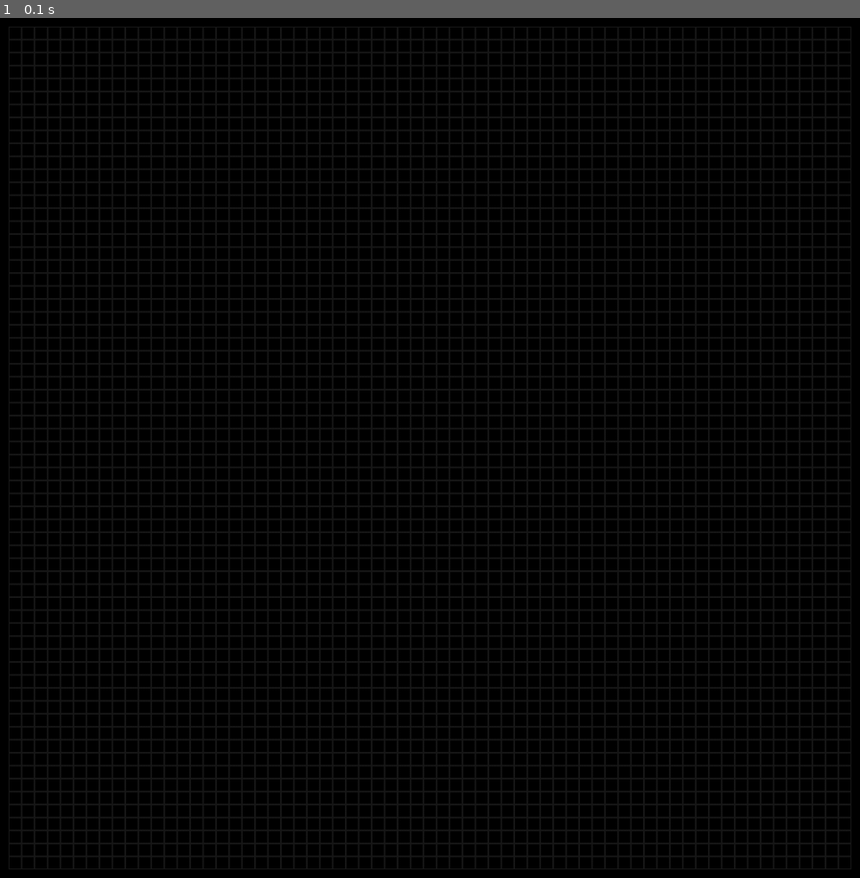
Above: before the commit, frame 1.
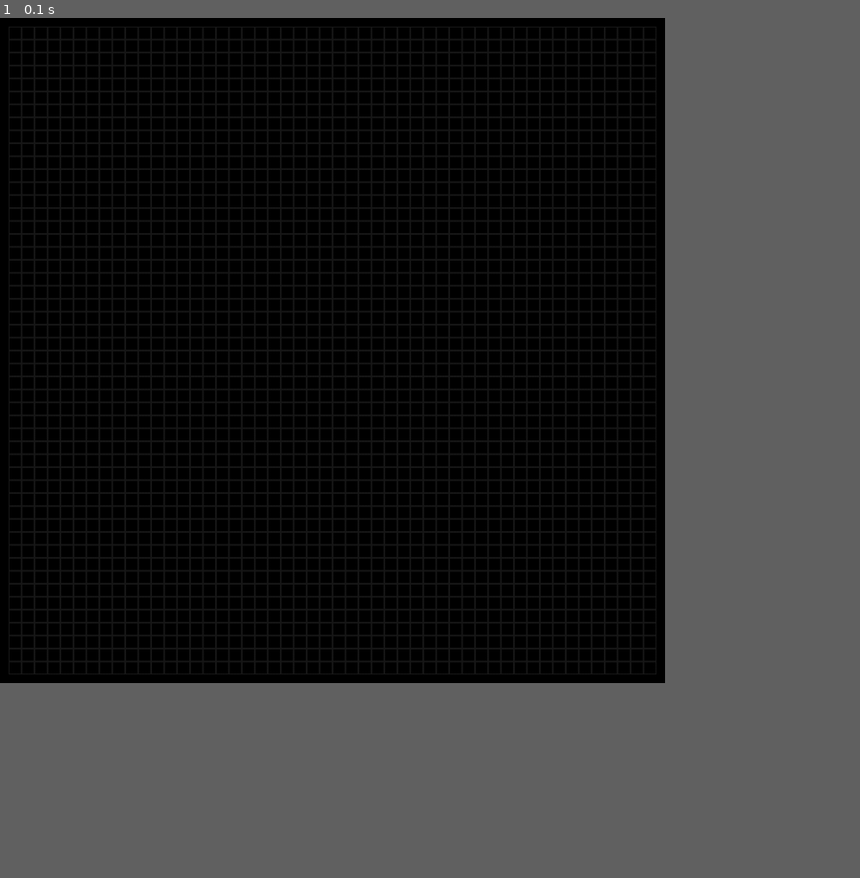
Above: after the commit, the same moment.

Repository: Freedom715/Bytic
Game: pygame game, started from PyGame/Life.py
Same seed, same stepped clock (60 frames per second), same inputs: the game is played once before the commit and once after it.
Inputs:
- Up to frame 1 (0.1 s): no input
In our replay, the window is 900x900 before the commit and 696x696 after it. These sizes can differ from the game's own. Grey fills any space a smaller window leaves; there, only what the larger window draws over its background counts as a difference.

The runs differ from the first frame. In frame 1, less than 0.1% of the frame differs, in the area x 1-99%, y 1-99%.

Commit message:
Snake-the game patch1

Diff:
--- a/PyGame/Life.py
+++ b/PyGame/Life.py
@@ -9,6 +9,9 @@
         self.cell_size = 15
         self.board = [[0] * self.width for _ in range(self.height)]
 
+    def on_click(self, cell):
+        self.board[cell[0]][cell[1]] = (self.board[cell[0]][cell[1]] + 1) % 2
+
     def drawing(self):
         for y in range(self.height):
             for x in range(self.width):
@@ -19,9 +22,6 @@
                     pygame.draw.rect(screen, pygame.Color("green"),
                                      (x * self.cell_size + self.left_border, y * self.cell_size + self.top_border,
                                       self.cell_size, self.cell_size))
-
-    def on_click(self, cell):
-        self.board[cell[0]][cell[1]] = (self.board[cell[0]][cell[1]] + 1) % 2
 
     def get_cell(self, mouse_pos):
         cell_x = (mouse_pos[0] - self.left_border) // self.cell_size
@@ -66,17 +66,17 @@
                     self.board[x][y] = 0
 
 
-cells_x = 65
-cells_y = 65
+cells_size = 50
 fps = 15
-board = Board(cells_x, cells_y)
-size = cells_x * board.cell_size + board.left_border * 2, \
-       cells_y * board.cell_size + board.top_border * 2
+board = Board(cells_size, cells_size)
+size = cells_size * board.cell_size + board.left_border * 2, \
+       cells_size * board.cell_size + board.top_border * 2
 screen = pygame.display.set_mode(size)
 clock = pygame.time.Clock()
 
 running = True
 game_started = False
+
 while running:
     for event in pygame.event.get():
         if event.type == pygame.QUIT:
@@ -91,7 +91,6 @@
         if event.type == pygame.KEYDOWN:
             if event.key == pygame.K_SPACE:
                 game_started = not game_started
-
     if game_started:
         clock.tick(fps)
         board.next_move()
--- a/PyGame/Snake/main.py
+++ b/PyGame/Snake/main.py
@@ -8,44 +8,53 @@
 screen = pygame.display.set_mode((WIDTH, HEIGHT))
 clock = pygame.time.Clock()
 snake_block = 25
-snake_speed = 5
+snake_speed = 10
 font_style = pygame.font.SysFont("bahnschrift", 25)
 score_font = pygame.font.SysFont("comicsansms", 35)
 
 
 class SnakeBody:
-    def __init__(self, x, y, head=False):
+    def __init__(self, x, y):
         self.x = x
         self.y = y
-        self.head = head
-        if head:
-            self.image = pygame.transform.scale(pygame.image.load('head0.jpg').convert(), (snake_block, snake_block))
-        else:
-            self.image = pygame.transform.scale(pygame.image.load('body0.jpg').convert(), (snake_block, snake_block))
+        self.head = True
+        self.image = pygame.transform.scale(pygame.image.load('head0.png').convert(), (snake_block, snake_block))
 
     def move(self):
         screen.blit(self.image, (self.x, self.y))
 
     def check_direction(self, direction):
         if self.head:
-            self.image = pygame.transform.scale(pygame.image.load(f'head{direction}.jpg').convert(), (snake_block, snake_block))
+            self.image = pygame.transform.scale(pygame.image.load(f'head{direction}.png').convert(),
+                                                (snake_block, snake_block))
         else:
-            self.image = pygame.transform.scale(pygame.image.load(f'body{direction}.jpg').convert(), (snake_block, snake_block))
+            self.image = pygame.transform.scale(pygame.image.load(f'body{direction}.png').convert(),
+                                                (snake_block, snake_block))
 
 
-
-def your_score(score):
+def score(score):
     value = score_font.render("Ваш счёт: " + str(score), True, (255, 255, 0))
     screen.blit(value, [0, 0])
 
 
-def message(msg, color):
-    mesg = font_style.render(msg, True, color)
-    screen.blit(mesg, [WIDTH // 6, HEIGHT // 3])
+def game_close():
+    while True:
+        screen.fill((0, 0, 255))
+        screen.blit(font_style.render("Вы проиграли", True, (255, 255, 255)), [WIDTH // 3, HEIGHT // 3])
+        pygame.display.update()
+        for event in pygame.event.get():
+            if event.type == pygame.QUIT:
+                pygame.quit()
+                sys.exit()
+            if event.type == pygame.KEYDOWN:
+                if event.key == pygame.K_q:
+                    return
+                if event.key == pygame.K_c:
+                    game_loop()
 
 
 def game_loop():
-    game_over, game_close = False, False
+    game_over = False
     x1, x1_change = WIDTH // 2, 0
     y1, y1_change = HEIGHT // 2, 0
     snake_list = []
@@ -54,21 +63,6 @@
     food_y = random.randint(0, (HEIGHT - snake_block) // snake_block) * snake_block
     direction = 0
     while not game_over:
-        while game_close:
-            screen.fill((0, 0, 255))
-            message("Вы проиграли! Нажмите Q для выхода или C для повторной игры", (255, 0, 0))
-            your_score(snake_len - 1)
-            pygame.display.update()
-            for event in pygame.event.get():
-                if event.type == pygame.QUIT:
-                    pygame.quit()
-                    sys.exit()
-                if event.type == pygame.KEYDOWN:
-                    if event.key == pygame.K_q:
-                        game_over = True
-                        game_close = False
-                    if event.key == pygame.K_c:
-                        game_loop()
         for event in pygame.event.get():
             if event.type == pygame.QUIT:
                 game_over = True
@@ -79,38 +73,45 @@
                 elif event.key == pygame.K_RIGHT:
                     x1_change, y1_change = snake_block, 0
                     direction = 1
+                elif event.key == pygame.K_DOWN:
+                    x1_change, y1_change = 0, snake_block
+                    direction = 2
                 elif event.key == pygame.K_LEFT:
                     x1_change, y1_change = -snake_block, 0
-                    direction = 2
-                elif event.key == pygame.K_DOWN:
-                    x1_change, y1_change = 0, snake_block
                     direction = 3
-        if x1 >= WIDTH or x1 < 0 or y1 >= HEIGHT or y1 < 0:
-            game_close = True
+        if x1 + snake_block > WIDTH:
+            x1 = -snake_block
+        elif x1 < 0:
+            x1 = WIDTH
+        if y1 + snake_block > HEIGHT:
+            y1 = -snake_block
+        elif y1 < 0:
+            y1 = HEIGHT
         x1 += x1_change
         y1 += y1_change
         screen.fill((0, 0, 255))
+        score(snake_len - 1)
         pygame.draw.rect(screen, (0, 255, 0), [food_x, food_y, snake_block, snake_block])
-        snake_list.append(SnakeBody(x1, y1, head=True))
+        snake_list.append(SnakeBody(x1, y1))
         if len(snake_list) > snake_len:
             del snake_list[0]
         for x in snake_list[:-1]:
             x.head = False
             if (x.x, x.y) == (snake_list[-1].x, snake_list[-1].y):
-                game_close = True
+                game_close()
         snake_list[-1].check_direction(direction)
         if len(snake_list) > 1:
             snake_list[-2].check_direction(direction)
         for elem in snake_list:
             elem.move()
-            print(elem.head)
-        your_score(snake_len - 1)
-        pygame.display.update()
         if x1 == food_x and y1 == food_y:
             food_x = random.randint(0, (WIDTH - snake_block) // snake_block) * snake_block
             food_y = random.randint(0, (HEIGHT - snake_block) // snake_block) * snake_block
             snake_len += 1
+            score(snake_len - 1)
+        pygame.display.update()
         clock.tick(snake_speed)
 
 
+
 game_loop()
Renamed: PyGame/Snake/body.jpg -> PyGame/Snake/body0.png
Not shown, changed: Основы Python.pptx
